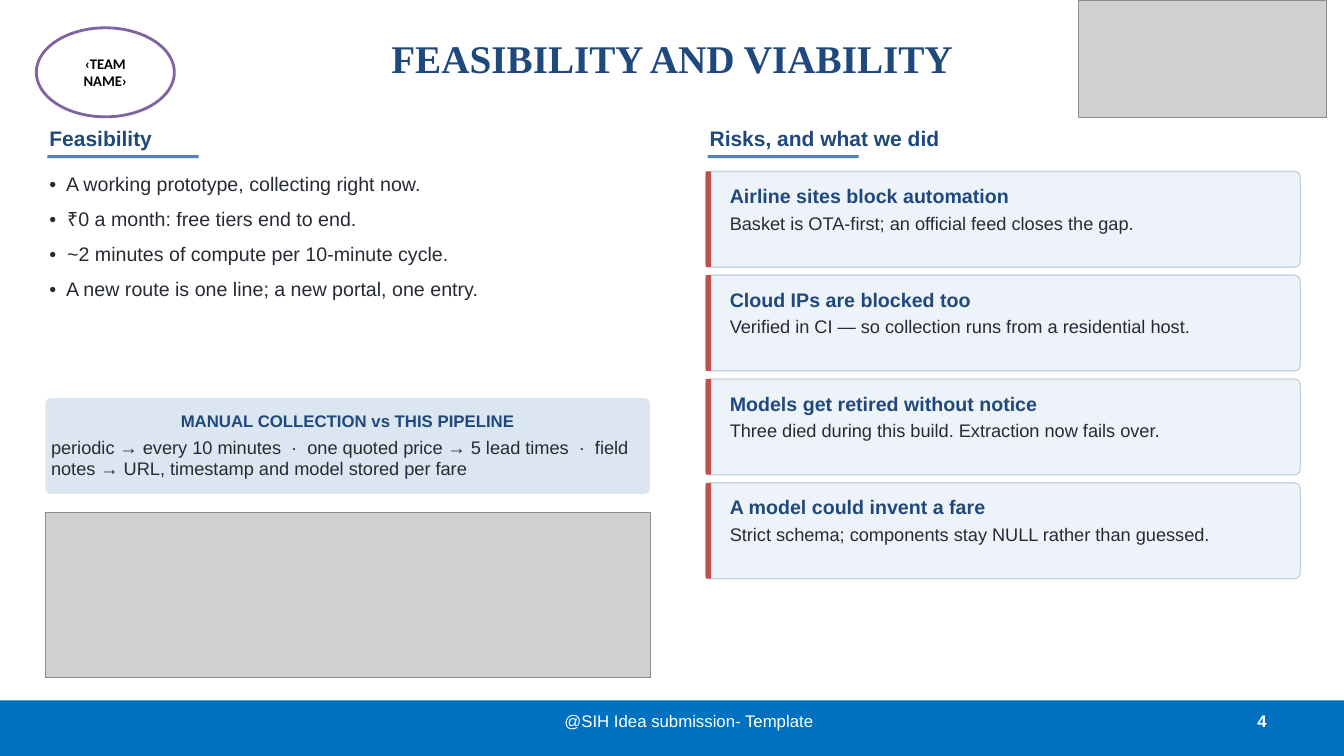
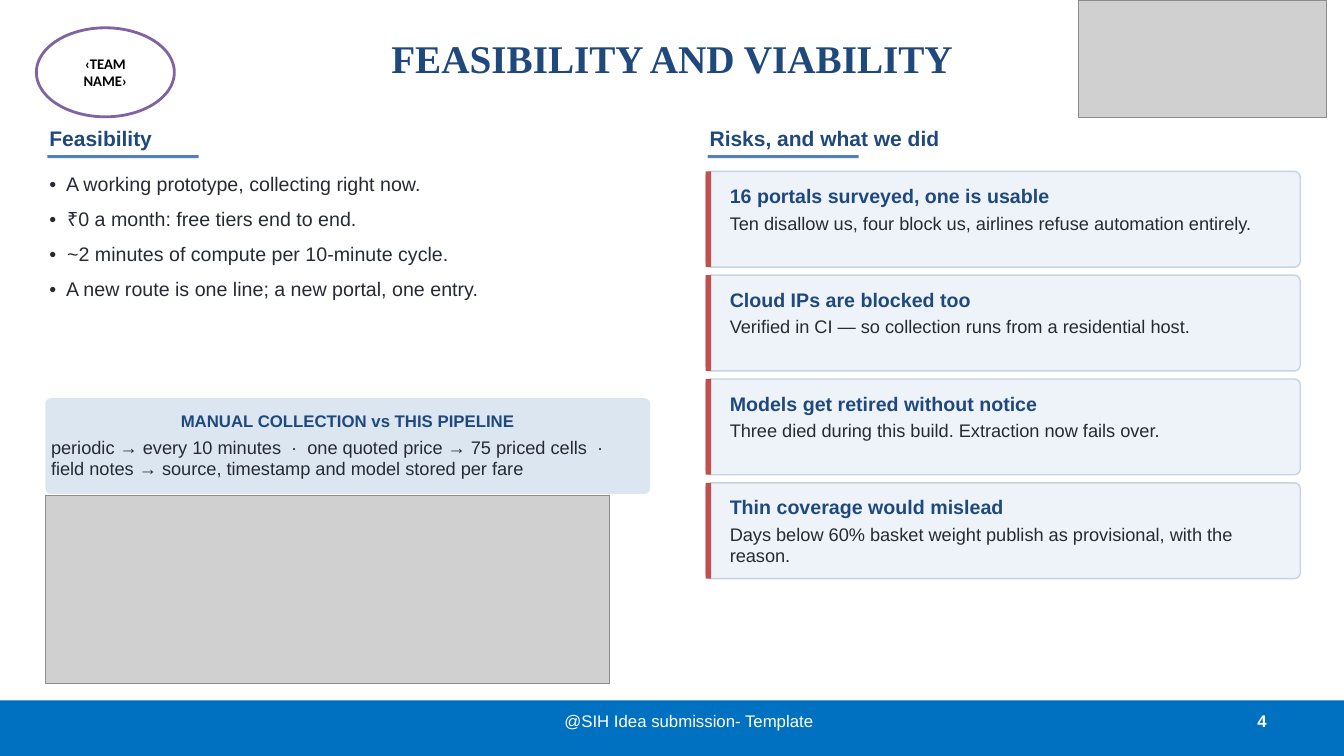
Before and after one commit to BradCage-afk/sih-2026-airfare-index, a slide deck: slide 4 of SIH26056-Idea-Presentation.pptx. Drawn at 1344x756 pixels with LibreOffice and Linux fonts; fonts in the diff are those of the drawing; grey boxes stand for pictures. Boxes give left, top, right and bottom in pixels: in the first picture for what was removed or moved away, otherwise in the second. Text is boxed around its words. In the diff, an @@ line names an element or a change of style, - is before the commit and + after.

```diff
--- a/SIH26056-Idea-Presentation.pptx
+++ b/SIH26056-Idea-Presentation.pptx
@@ text at [730,188,1251,234]: text changed @@
-Airline sites block automation
-Basket is OTA-first; an official feed closes the gap.
+16 portals surveyed, one is usable
+Ten disallow us, four block us, airlines refuse automation entirely.
@@ text in rounded rectangle at [51,441,587,479]: text changed @@
-periodic → every 10 minutes · one quoted price → 5 lead times · field notes → URL, timestamp and model stored per fare
+periodic → every 10 minutes · one quoted price → 75 priced cells · field notes → source, timestamp and model stored per fare
@@ picture: place and size @@
-picture at [45,512,650,678]
+picture at [45,496,610,684]
@@ text at [730,499,1232,562]: text changed @@
-A model could invent a fare
-Strict schema; components stay NULL rather than guessed.
+Thin coverage would mislead
+Days below 60% basket weight publish as provisional, with the reason.
```
Also in this commit, not shown: 4 other slides changed, 6 other files.
